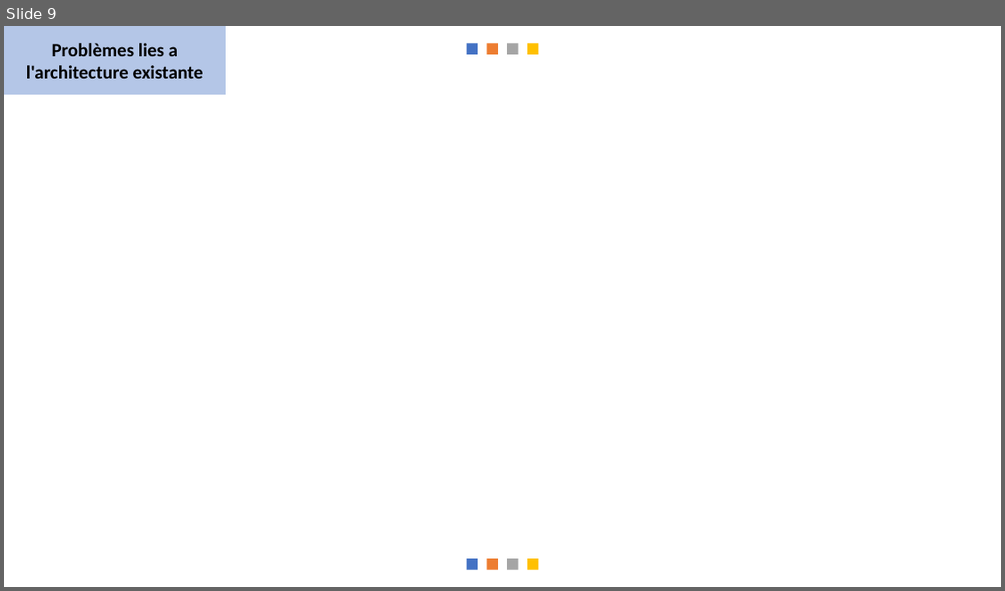
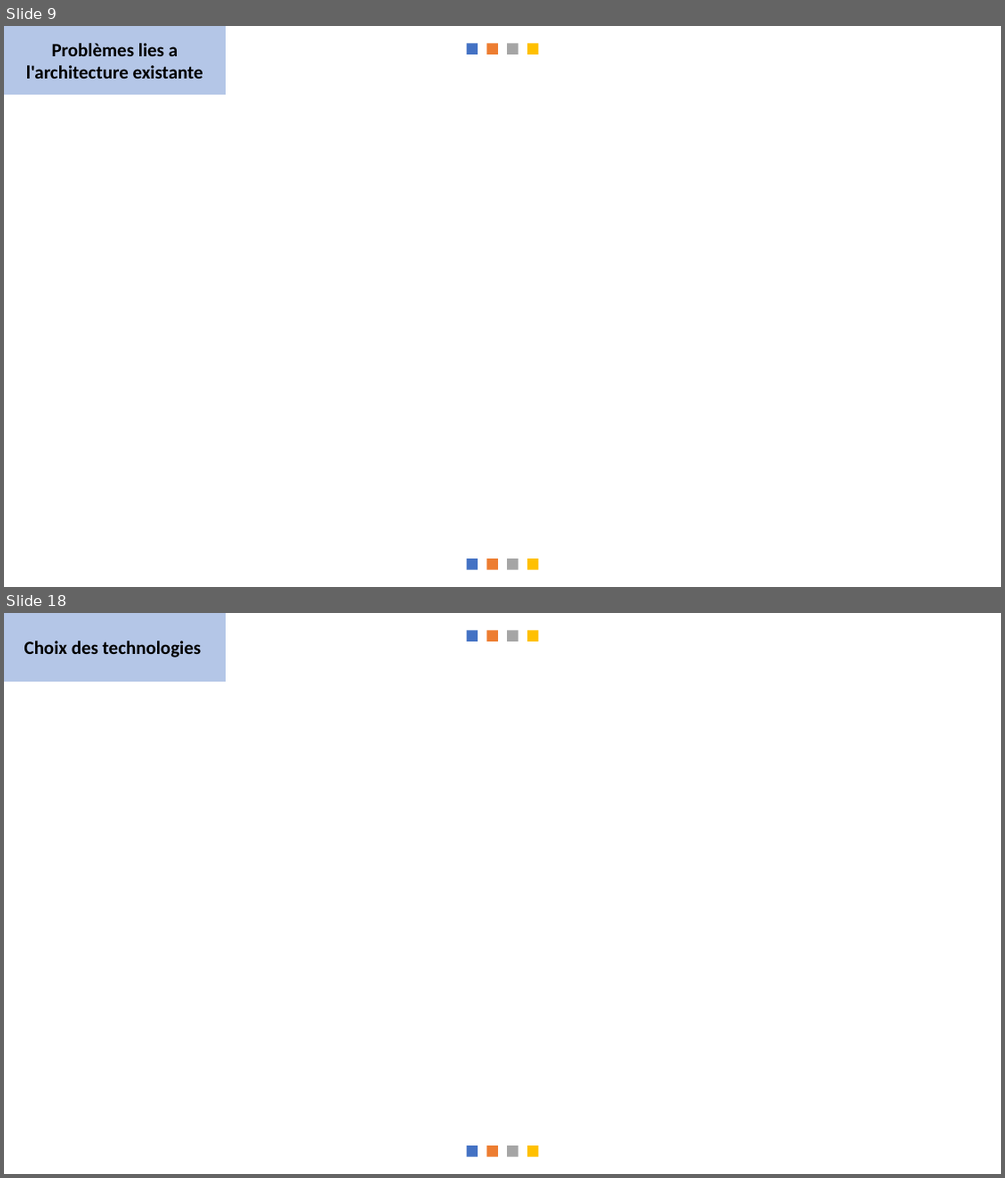
Before and after one commit to messaoudibrahim/Memoire, a slide deck: DIAPO/Présentation.pptx. Shown one above the other, each under a label of ours: slide 9 before the commit, slides 9 and 18 after it; the slides between them are not shown. The pictures are 1005x591 and 1005x1178 pixels, drawn with LibreOffice and Linux fonts; fonts in the diff are those of the drawing. Boxes give left, top, right and bottom in pixels: in the first picture for what was removed or moved away, otherwise in the second. Text is boxed around its words. In the diff, an @@ line names an element or a change of style, - is before the commit and + after.

```diff
--- a/DIAPO/Présentation.pptx
+++ b/DIAPO/Présentation.pptx
@@ slide 18 added at (4,613,1001,1174), background #FFFFFF; not listed: 8 template elements that a slide beside it also shows @@
@@ rectangle added at (4,613,226,682), fill #4472C4 at 40% opacity, 18 pt, text #000000, bold @@
+Choix des technologies
```
Also in this commit, not shown: 11 other slides added, 1 other file.
